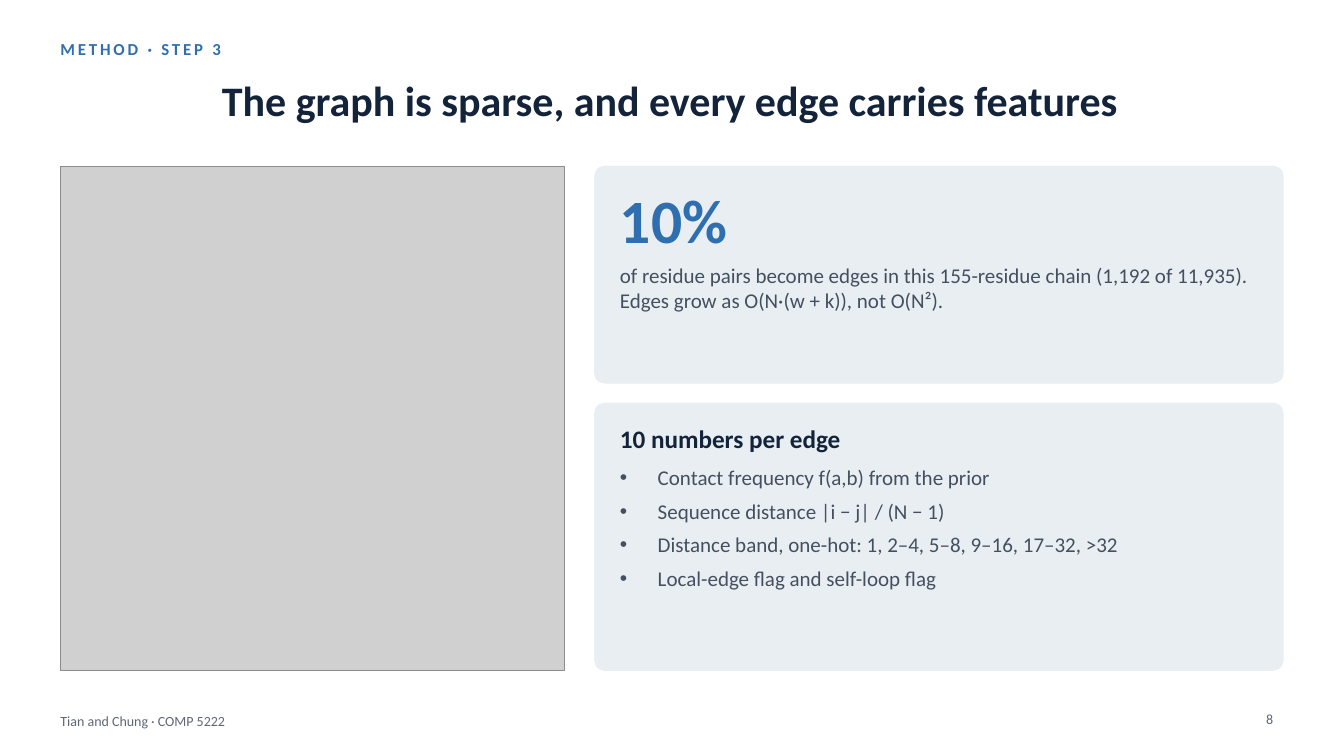
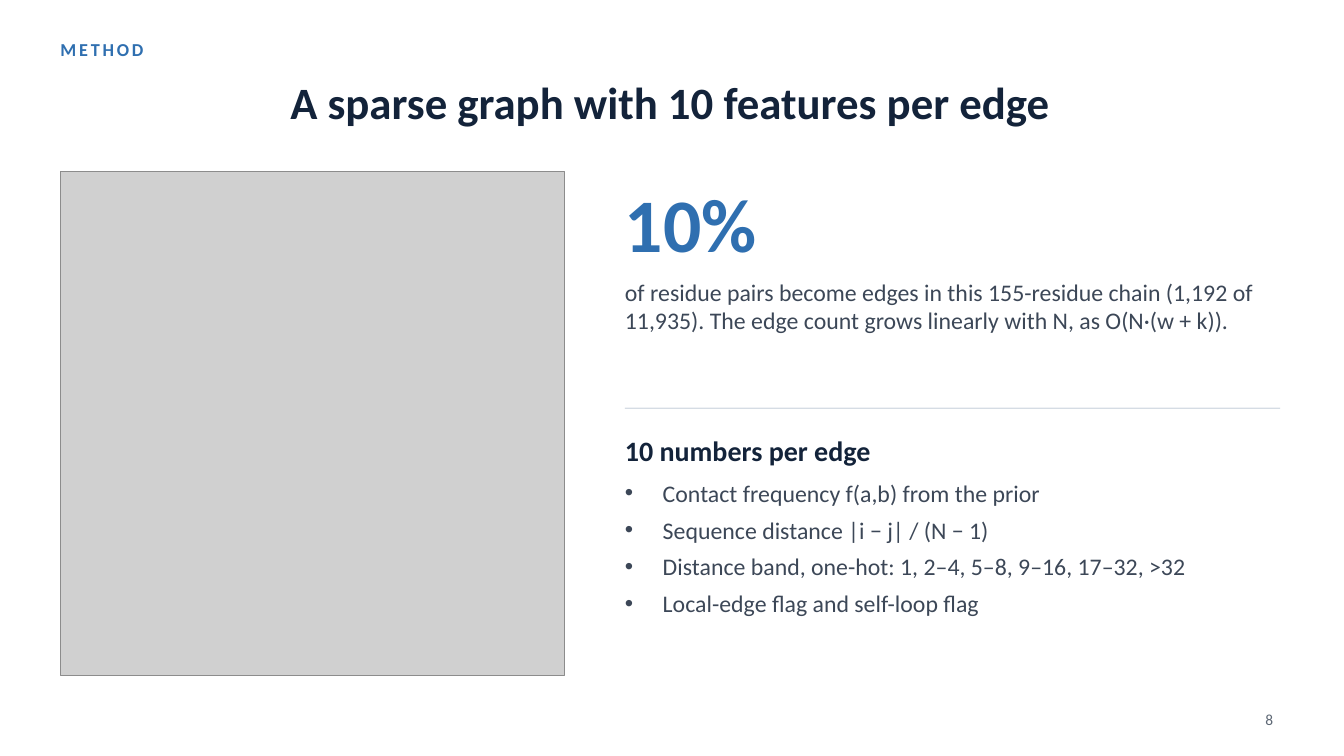
Before and after one commit to Andychung1229/claudev2, a slide deck: slide 8 of comp5222-presentation/ContactGAT_talk.pptx. Drawn at 1344x756 pixels with LibreOffice and Linux fonts; fonts in the diff are those of the drawing; grey boxes stand for pictures. Boxes give left, top, right and bottom in pixels: in the first picture for what was removed or moved away, otherwise in the second. Text is boxed around its words. In the diff, an @@ line names an element or a change of style, - is before the commit and + after.

```diff
--- a/comp5222-presentation/ContactGAT_talk.pptx
+++ b/comp5222-presentation/ContactGAT_talk.pptx
@@ text at [60,44,143,56]: text changed; size 12 to 13 pt @@
-METHOD · STEP 3
+METHOD
@@ title at [290,87,1049,127]: text changed; size 30 to 32 pt @@
-The graph is sparse, and every edge carries features
+A sparse graph with 10 features per edge
@@ picture: place and size @@
-picture at [60,166,565,670]
+picture at [60,171,565,676]
@@ rounded rectangle removed at [595,166,1284,383] @@
@@ text "10%" at [625,200,757,253]: size 44 to 54 pt @@
@@ text at [625,284,1253,333]: text changed; size 15 to 17 pt; text colour #44505F to #3C4757 @@
-of residue pairs become edges in this 155-residue chain (1,192 of 11,935). Edges grow as O(N·(w + k)), not O(N²).
+of residue pairs become edges in this 155-residue chain (1,192 of 11,935). The edge count grows linearly with N, as O(N·(w + k)).
@@ rounded rectangle removed at [595,403,1284,670] @@
@@ line added from (625, 408) to (1280, 408), #D5DCE4 1 pt @@
@@ text "10 numbers per edge": place and size @@
-text "10 numbers per edge" at [620,430,1118,590]
+text "10 numbers per edge" at [625,441,1185,616]
@@ text "10 numbers per edge" at [625,441,1185,616]: size 18 to 20 pt in "10 numbers per edge"; size 15 to 17 pt, text colour #44505F to #3C4757 in "Contact frequency f(a,b) from the prior", "Sequence distance |i − j| / (N ...", "Distance band, one-hot: 1, 2–4, 5–8, 9–16, ...", "Local-edge flag and self-loop flag" @@
@@ text removed at [60,716,225,729] @@
-Tian and Chung · COMP 5222
```
Also in this commit, not shown: 13 other slides changed, 13 other files.
